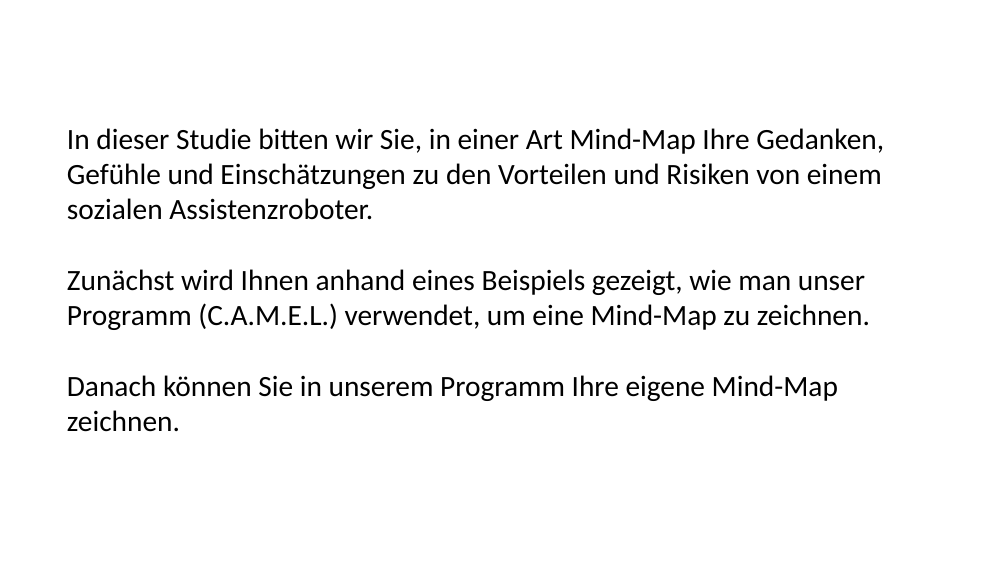
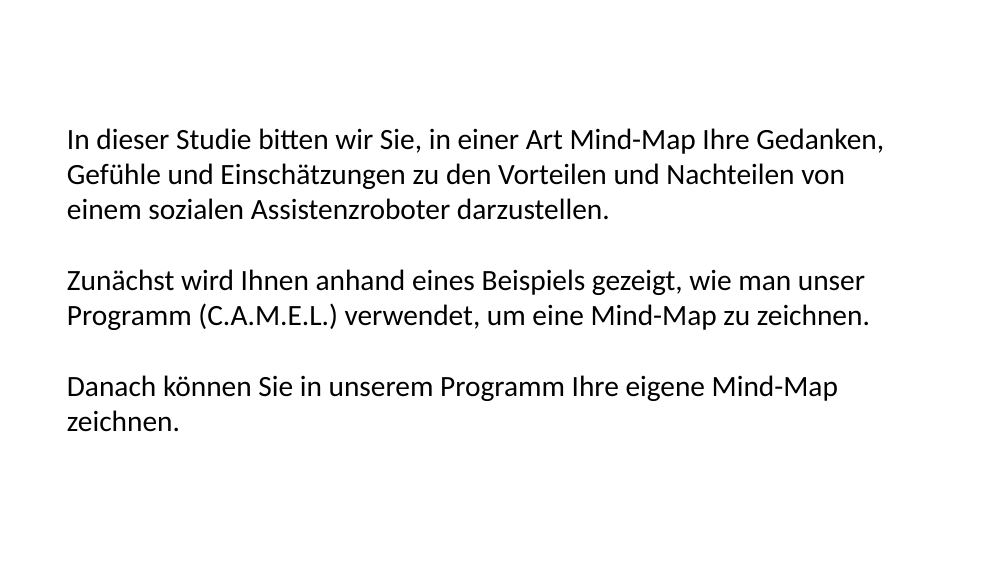
Before and after one commit to FennStatistics/livmats-studies, a slide deck: slide 1 of Studies/S2_softRobots/t2_CAMs/pre_CAM/static/CAMinst/CAMEL_Instrunctions_DE_noArrows_long_S2.pptx. Drawn at 1008x567 pixels with LibreOffice and Linux fonts; fonts in the diff are those of the drawing; background and template pictures are left out. Boxes give left, top, right and bottom in pixels: in the first picture for what was removed or moved away, otherwise in the second. Text is boxed around its words. In the diff, an @@ line names an element or a change of style, - is before the commit and + after.

```diff
--- a/Studies/S2_softRobots/t2_CAMs/pre_CAM/static/CAMinst/CAMEL_Instrunctions_DE_noArrows_long_S2.pptx
+++ b/Studies/S2_softRobots/t2_CAMs/pre_CAM/static/CAMinst/CAMEL_Instrunctions_DE_noArrows_long_S2.pptx
@@ text at [67,128,884,220]: text changed @@
-In dieser Studie bitten wir Sie, in einer Art Mind-Map Ihre Gedanken, Gefühle und Einschätzungen zu den Vorteilen und Risiken von einem sozialen Assistenzroboter.
+In dieser Studie bitten wir Sie, in einer Art Mind-Map Ihre Gedanken, Gefühle und Einschätzungen zu den Vorteilen und Nachteilen von einem sozialen Assistenzroboter darzustellen.
```
Also in this commit, not shown: 1 other slide changed, 41 other files.
